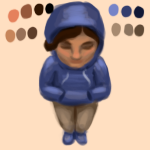
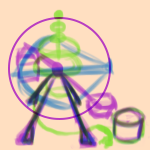
Before/after of a w=150, h=150 layered artwork. What changed in the layer stack:
hid "charpalette" over [4, 2, 145, 44]
added layer "raygunsketch" (multiply) above "crossbowsketch" over [22, 9, 146, 150]
added layer "crossbowsketch" (multiply) above "trebuchetarc" over [8, 33, 145, 147]
added layer "trebuchetarc" (multiply) above "trebuchetsketch" over [8, 17, 111, 120]
added layer "trebuchetsketch" (multiply) above "character" over [13, 41, 150, 150]
hid "front" (2nd of 2, in "character"), moved it into group "character" over [38, 1, 113, 146]
